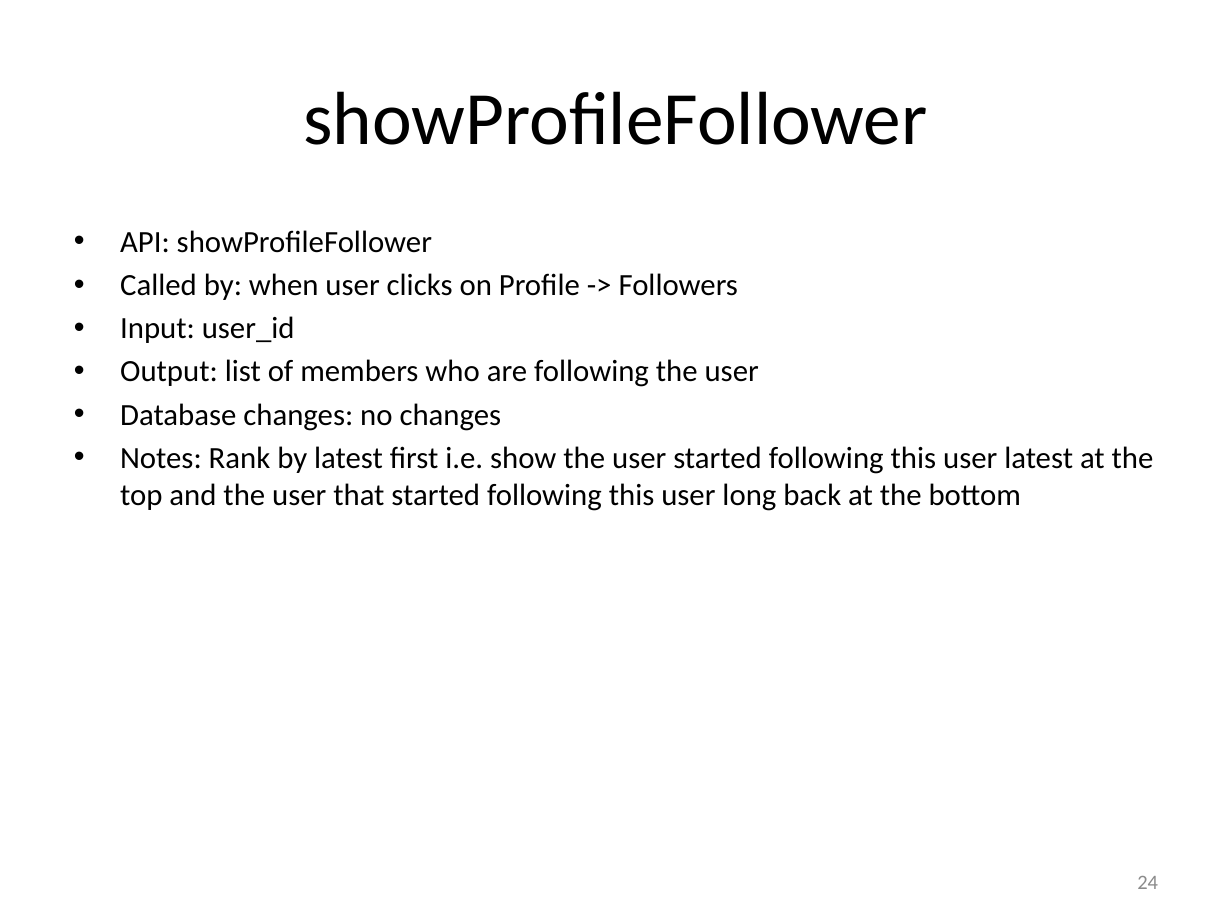
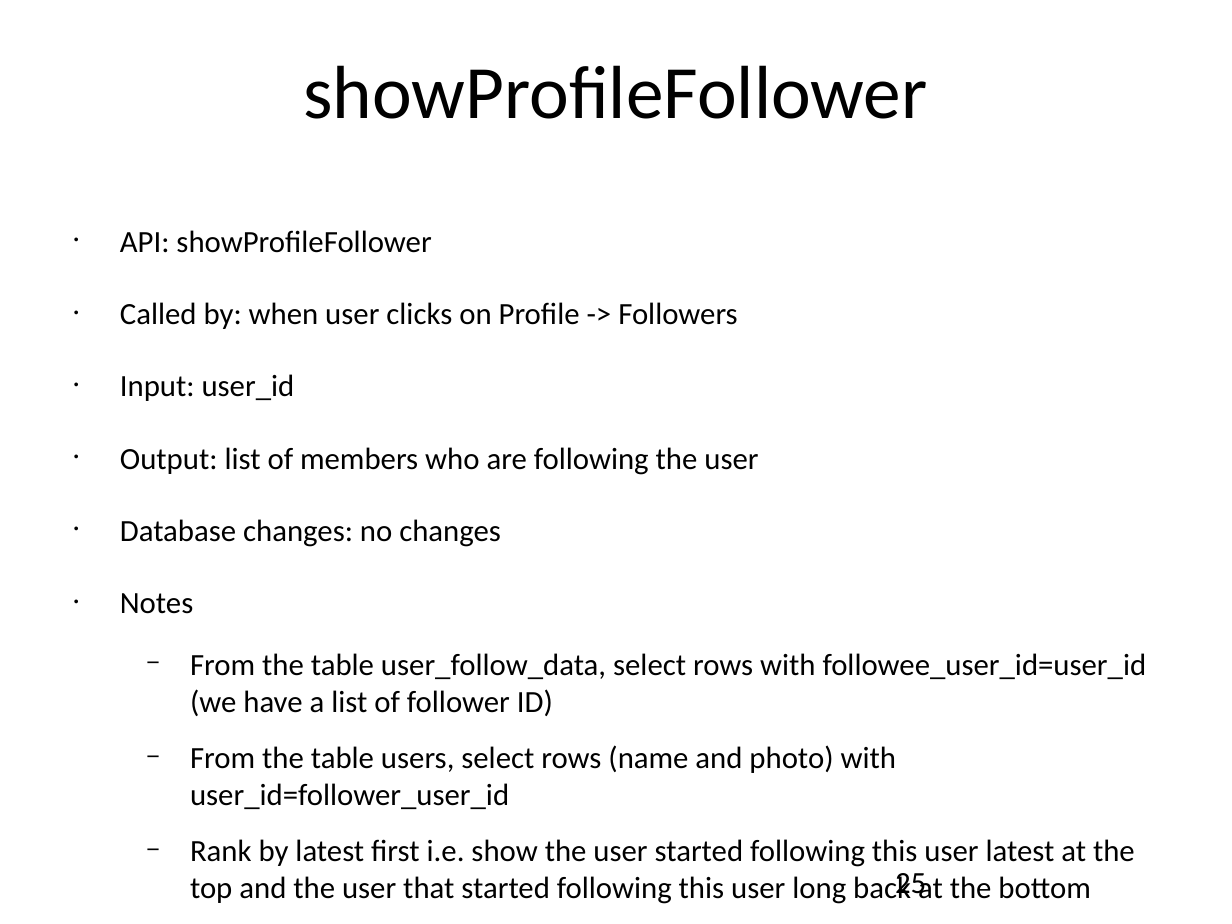
Before and after one commit to catalonia/mob, a slide deck: slide 25 of ws/WS Design Docs/API_Listing.pptx (slide 24 before the commit). Drawn at 1232x924 pixels with LibreOffice and Linux fonts; fonts in the diff are those of the drawing. Boxes give left, top, right and bottom in pixels: in the first picture for what was removed or moved away, otherwise in the second. Text is boxed around its words. In the diff, an @@ line names an element or a change of style, - is before the commit and + after.

Commit message:
API_Listing document update
Responded to Loc's question on which 3 restaurants to show on My
Profile Home screen.

```diff
--- a/ws/WS Design Docs/API_Listing.pptx
+++ b/ws/WS Design Docs/API_Listing.pptx
@@ title "showProfileFollower" at [303, 65, 927, 119]: vertical alignment middle to top @@
@@ text at [120, 230, 758, 547]: indent changed; more space between paragraphs @@
@@ text at [120, 593, 1147, 904]: text changed @@
-• Notes: Rank by latest first i.e. show the user started following this user latest at the top and the user that started following this user long back at the bottom
+• Notes
+  − From the table user_follow_data, select rows with followee_user_id=user_id (we have a list of follower ID)
+  − From the table users, select rows (name and photo) with user_id=follower_user_id
+  − Rank by latest first i.e. show the user started following this user latest at the top and the user that started following this user long back at the bottom
@@ page number at [895, 873, 926, 899]: vertical alignment middle to top @@
@@ page number at [895, 873, 926, 899]: text changed; size 12 to 18 pt; text colour #8C8C8C to #000000 @@
-24
+25
```
Also in this commit, not shown: 36 other slides changed, 4 slides added.
